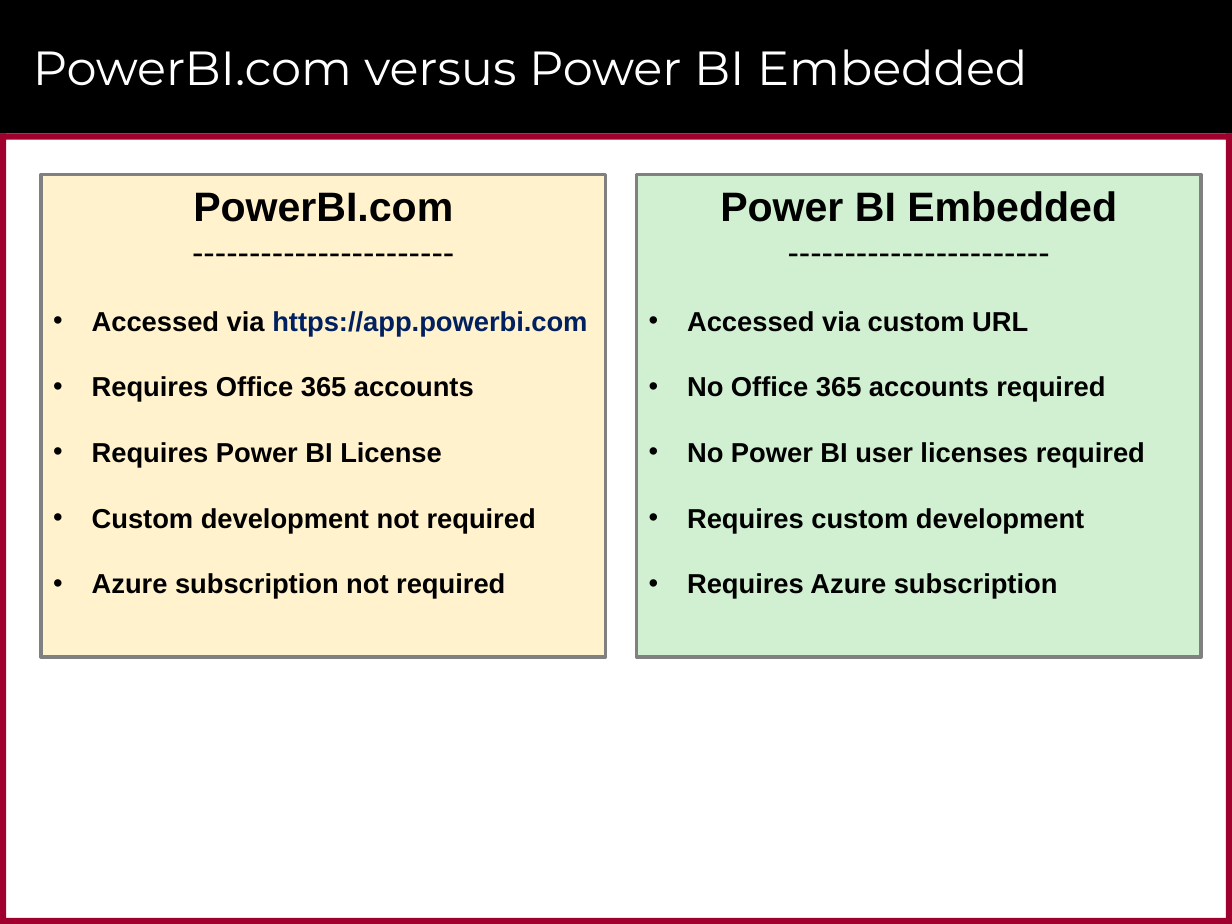
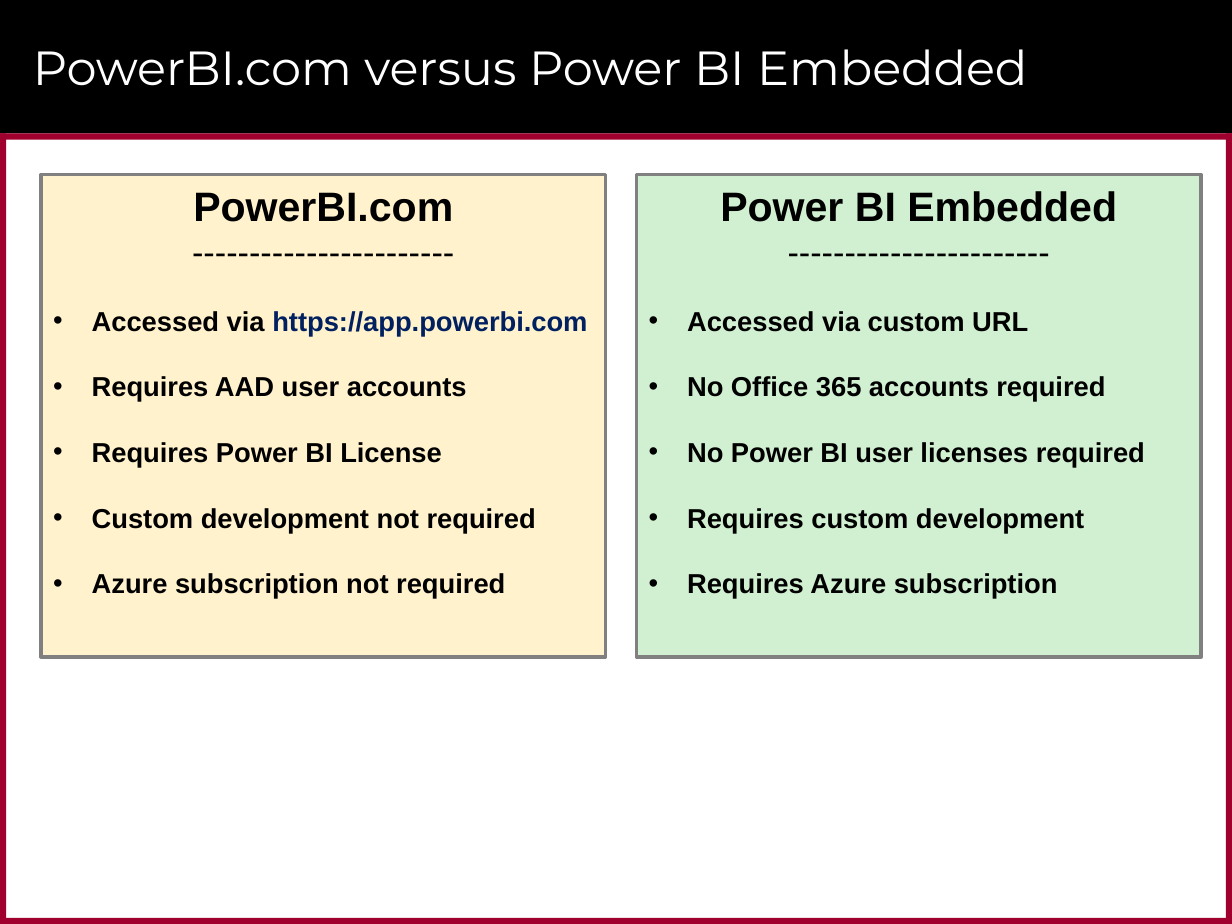
Before and after one commit to CriticalPathTraining/DevInADay, a slide deck: slide 23 of Modules/01_Intro/slides.pptx (slide 34 before the commit). Drawn at 1232x924 pixels with LibreOffice and Linux fonts; fonts in the diff are those of the drawing; background and template pictures are left out. Boxes give left, top, right and bottom in pixels: in the first picture for what was removed or moved away, otherwise in the second. Text is boxed around its words. In the diff, an @@ line names an element or a change of style, - is before the commit and + after.

```diff
--- a/Modules/01_Intro/slides.pptx
+++ b/Modules/01_Intro/slides.pptx
@@ text in rectangle at [92,376,467,402]: text changed @@
-• Requires Office 365 accounts
+• Requires AAD user accounts
```
Also in this commit, not shown: 12 other slides changed, 2 slides added, 14 slides removed, 12 other files.
